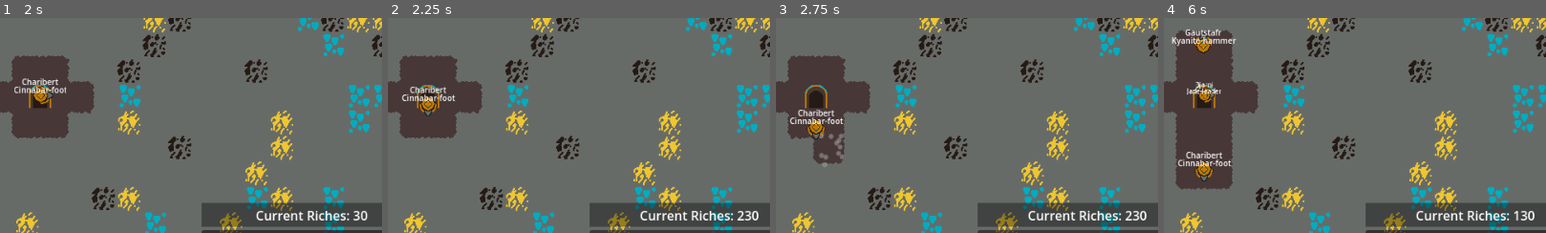
Above: before the commit, frames 1-4 (left to right).
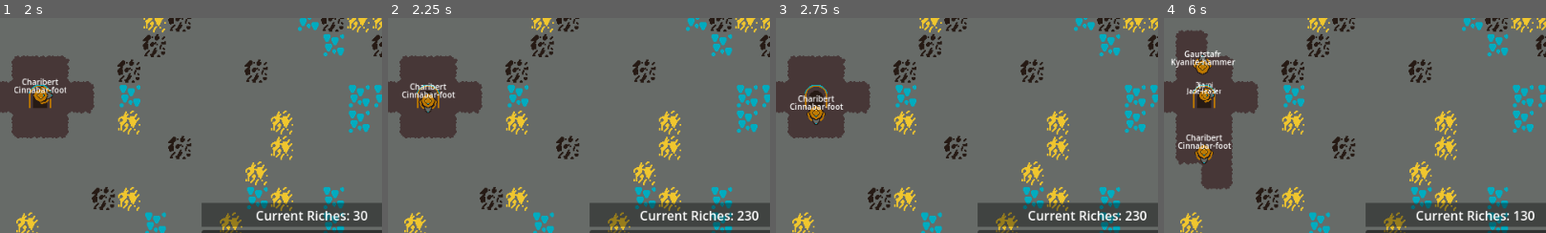
Above: after the commit, the same moments.

Repository: where-fore/dwarves
Game: Godot game, scene res://loose/main_game.tscn
Same seed, same stepped clock (60 frames per second), same inputs: the game is played once before the commit and once after it.
Inputs:
- Up to frame 1 (2 s): click "Everyone, get in here! (Costs…" at 0.5 s; click "Everyone, move faster! (Costs…" at 1.25 s
- Up to frame 2 (2.25 s): click "Cheater Cheater (Gives 200)" at 2 s
- Up to frame 3 (2.75 s): no input
- Up to frame 4 (6 s): click "Everyone, get in here! (Costs…" at 2.75 s; click "Everyone, move faster! (Costs…" at 3.5 s; click "Cheater Cheater (Gives 200)" at 4.25 s; click "Everyone, get in here! (Costs…" at 5 s; click "Everyone, move faster! (Costs…" at 5.75 s
The pictures show only the part of the screen within x 45-95%, y 32-82%; the shares and areas given below are measured in that part.

Frame 1 is identical in both runs. In frame 2, 0.9% of the frame differs, in the area x 3-18%, y 30-46%; in frame 3, 2.1%; in frame 4, 3.8%, in the area x 2-19%, y 5-80%.

Commit message:
direction less linear

Diff:
--- a/project/loose/dwarf.gd
+++ b/project/loose/dwarf.gd
@@ -100,20 +100,24 @@
 
 func get_direction_towards(target_position:Vector2) -> Vector2:
 	var tolerance_bound:float = 2
-	var potential_velocities:Array[Vector2]
+	var potential_velocity:Vector2 = Vector2.ZERO
 	var x_difference:float = target_position.x - global_position.x
 	var y_difference:float = target_position.y - global_position.y
 
 	if x_difference > tolerance_bound:
-		potential_velocities.append(Vector2.RIGHT)
+		potential_velocity += Vector2.RIGHT
 	elif x_difference < -1*tolerance_bound:
-		potential_velocities.append(Vector2.LEFT)
-	elif y_difference > tolerance_bound:
-		potential_velocities.append(Vector2.DOWN)
+		potential_velocity += Vector2.LEFT
+
+	if y_difference > tolerance_bound:
+		potential_velocity += Vector2.DOWN
 	elif y_difference < -1*tolerance_bound:
-		potential_velocities.append(Vector2.UP)
+		potential_velocity += Vector2.UP
 
-	return potential_velocities.pick_random()
+	potential_velocity.x = randf_range(0, potential_velocity.x)
+	potential_velocity.y = randf_range(0, potential_velocity.y)
+
+	return potential_velocity
 
 func set_movement_goal() -> void:
 	var direction_vertical:float = [-1, -0.5, 0, 0.5, 1].pick_random()
